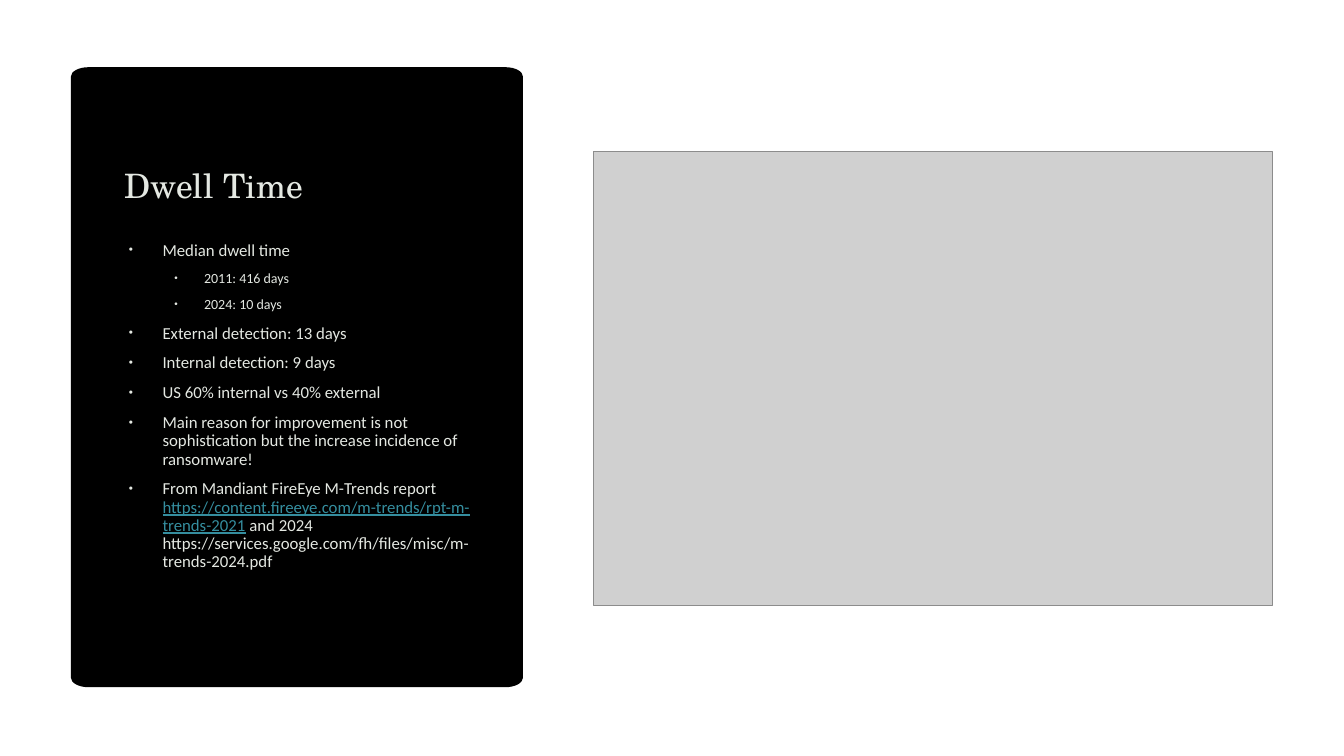
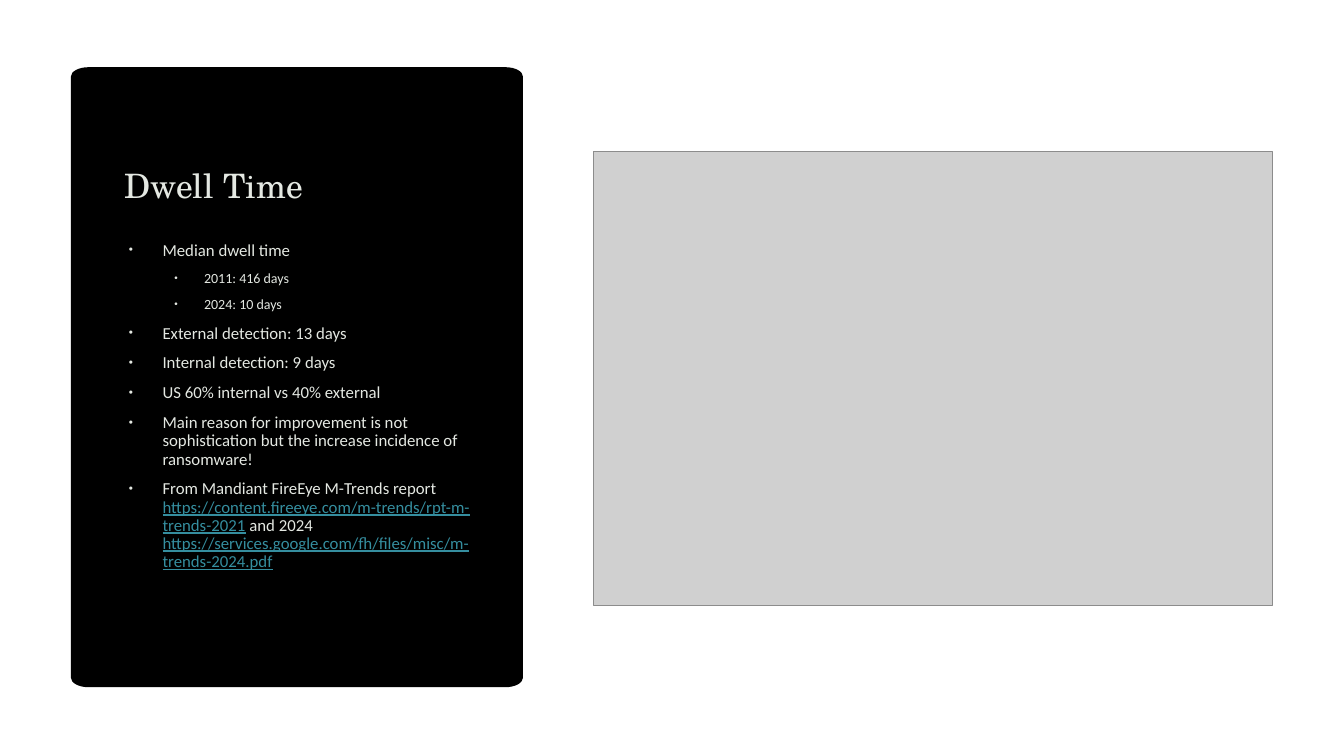
Before and after one commit to robert-mcknight/citx1003, a slide deck: slide 8 of cits1003-lecture_slides/CITS1003-7 Incidents.pptx (slide 9 before the commit). Drawn at 1344x756 pixels with LibreOffice and Linux fonts; fonts in the diff are those of the drawing; grey boxes stand for pictures; background and template pictures are left out. Boxes give left, top, right and bottom in pixels: in the first picture for what was removed or moved away, otherwise in the second. Text is boxed around its words. In the diff, an @@ line names an element or a change of style, - is before the commit and + after.

```diff
--- a/cits1003-lecture_slides/CITS1003-7 Incidents.pptx
+++ b/cits1003-lecture_slides/CITS1003-7 Incidents.pptx
@@ text at box(163, 482, 470, 570): text colour #E4E8E2 to #358E9F, underline on in "https://services.google.com/fh/files/misc/m-trends-2024.pdf" @@
```
Also in this commit, not shown: 8 other files.
